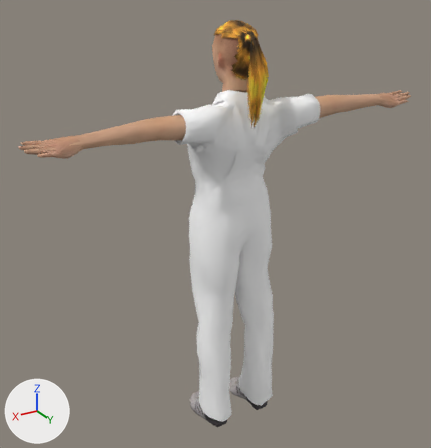
Two versions of the glTF model assets/mensen/karateka.glb, one commit apart.
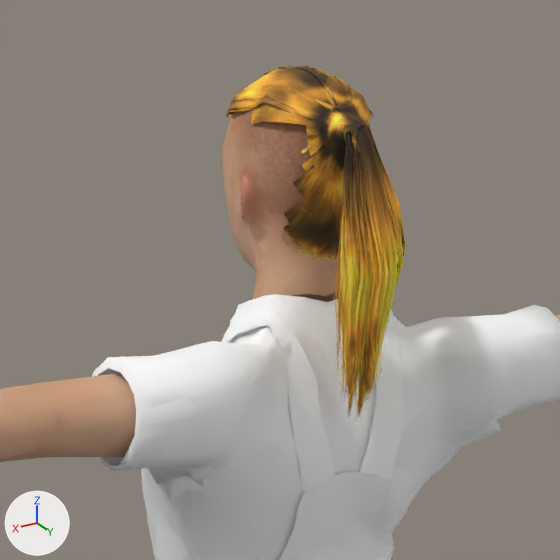
Old and new are each drawn whole from a 50 mm lens placed at (1.224, 1.896, 1.917), pointed at (0.053, -0.056, 0.941) and again close up on the part from 33% to 73% of the width and 0% to 38% of the height. Lighting does not change. The marker at lower left points along +X, +Y and +Z. The first two pictures are the older version. Vertices at exactly the same position are counted once.

The older version as bpy lines, for what is in view:
```python
me_male_worksuit01 = bpy.data.meshes.new('male_worksuit01')
me_male_worksuit01.from_pydata(...)  # 5481 vertices, 8730 faces; spans x -0.83..0.83, y -0.16..0.18, z 0.0..1.74
me_male_worksuit01.materials.append(mat_mens)  # picture img_mensatlas
me_male_worksuit01_001 = bpy.data.meshes.new('male_worksuit01.001')
me_male_worksuit01_001.from_pydata(...)  # 1902 vertices, 2619 faces; spans x -0.83..0.83, y -0.16..0.18, z 0.0..1.74
me_male_worksuit01_001.materials.append(mat_mens)  # picture img_mensatlas
ob_menshoog = bpy.data.objects.new('MensHoog', me_male_worksuit01)
ob_menshoog.location = (0.0, 0.0, 0.0)
ob_menslaag = bpy.data.objects.new('MensLaag', me_male_worksuit01_001)
ob_menslaag.location = (0.0, 0.0, 0.0)
```
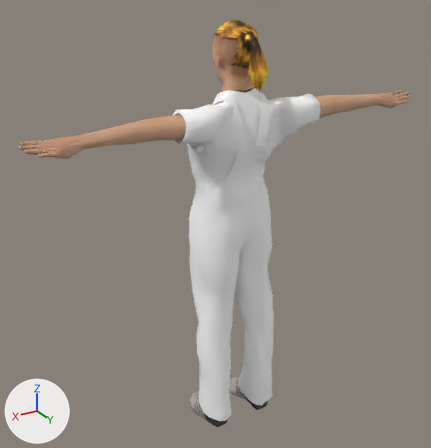
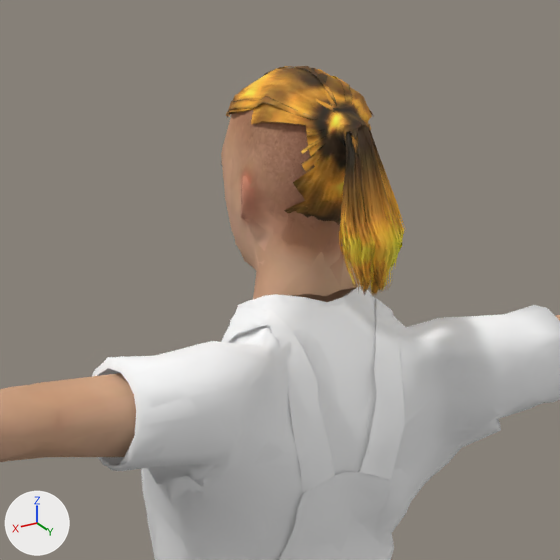
What changed in the scene script:
```text
Change me_male_worksuit01:
    used by ob_menshoog; location = (0.0, 0.0, 0.0)
    remove me_male_worksuit01.from_pydata(...)  # 5481 vertices, 8730 faces; spans x -0.83..0.83, y -0.16..0.18, z 0.0..1.74
    add me_male_worksuit01.from_pydata(...)  # 5479 vertices, 8730 faces; spans x -0.83..0.83, y -0.16..0.18, z 0.0..1.74
    me_male_worksuit01 part 1: 104 vertices moved from x -0.12..0.03, y -0.13..0.17, z 1.31..1.69 to x -0.12..0.03, y -0.13..0.18, z 1.31..1.69; 758 vertices removed from x -0.12..0.05, y -0.12..0.18, z 1.33..1.64; 750 vertices added at x -0.12..0.07, y -0.13..0.18, z 1.14..1.71
    me_male_worksuit01 part 2: 7 kept faces spanning x -0.02..0.03, y 0.12..0.14, z 1.54..1.56 get new texture (UV) coordinates
    other edits to the shape of me_male_worksuit01 do not show in these pictures
Change me_male_worksuit01_001:
    used by ob_menslaag; location = (0.0, 0.0, 0.0)
    remove me_male_worksuit01_001.from_pydata(...)  # 1902 vertices, 2619 faces; spans x -0.83..0.83, y -0.16..0.18, z 0.0..1.74
    add me_male_worksuit01_001.from_pydata(...)  # 1897 vertices, 2619 faces; spans x -0.83..0.83, y -0.16..0.18, z 0.0..1.74
    me_male_worksuit01_001 part 3: 54 vertices moved from x -0.03..0.03, y 0.09..0.18, z 1.42..1.69 to x -0.03..0.03, y 0.1..0.18, z 1.53..1.69; 343 vertices removed from x -0.19..0.15, y -0.14..0.18, z 1.16..1.69; 340 vertices added at x -0.25..0.16, y -0.14..0.18, z 1.33..1.69
    other edits to the shape of me_male_worksuit01_001 do not show in these pictures
```

Boxes (x1, y1, x2, y2) around the edits, measured in the close-ups (560 x 560 px; the box of a moved part takes in the faces that stretch with it):
part 1 of me_male_worksuit01, moved or reshaped
    before: (284, 152, 403, 483)
    after: (226, 100, 404, 483)
part 2 of me_male_worksuit01, surface changed
    before: (341, 260, 343, 313)
    after: (344, 252, 351, 268)
part 3 of me_male_worksuit01_001, moved or reshaped
    before: (284, 108, 560, 560)
    after: (284, 108, 560, 365)
